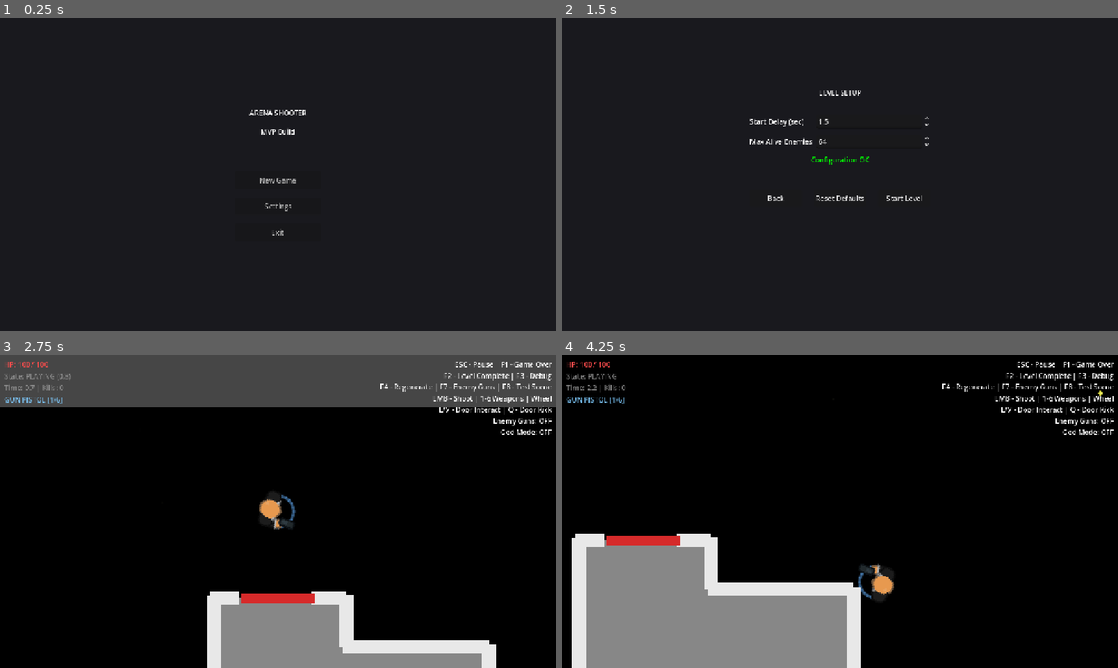
Above: before the commit, frames 1-4 (two rows, left to right).
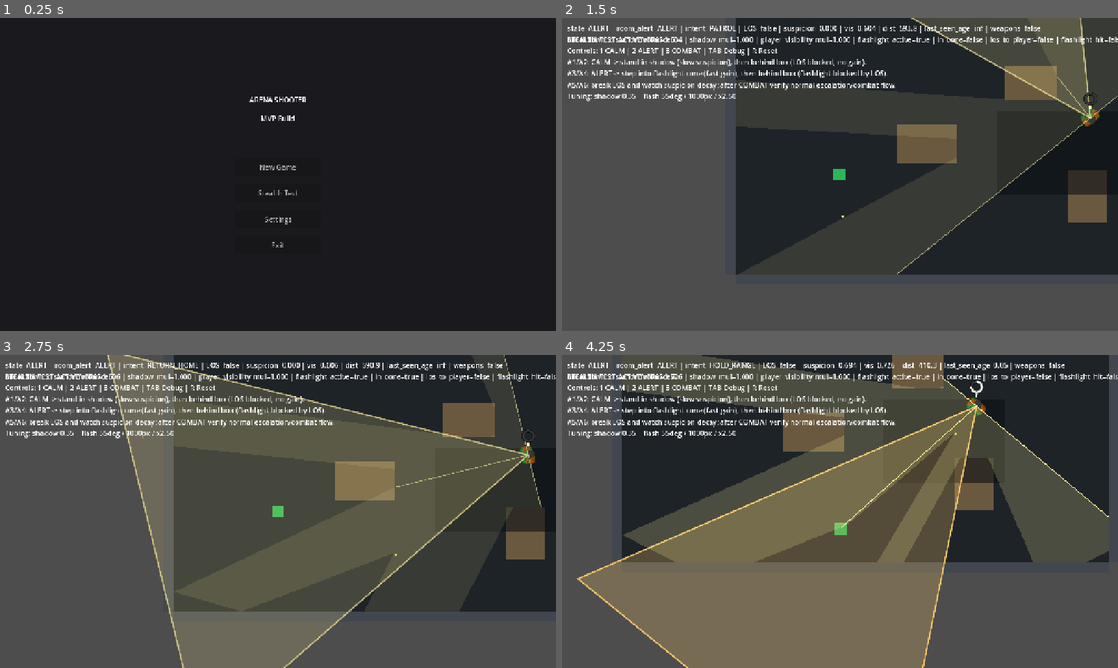
Above: after the commit, the same moments.

Repository: Alex-cat-ui/arena-shooter
Game: Godot game, scene res://scenes/app_root.tscn
The game is run twice, just before and just after one commit, with the same random seed, the same clock (stepped at 60 frames per second) and the same inputs.
Inputs (mouse positions are in pixels of both pictures, inside the frame that each line leads up to):
- Up to frame 1 (0.25 s): no input
- Up to frame 2 (1.5 s): click (840, 193) at 0.5 s, where only the run after the commit has a clickable "Stealth Test"; click (840, 180) at 1.25 s, where only the run before the commit has a clickable "New Game"
- Up to frame 3 (2.75 s): click (344, 536) at 2 s, where only the run before the commit has a clickable "Start Level"
- Up to frame 4 (4.25 s): tap Enter at 2.75 s; move the mouse to (962, 495) at 2.77 s; hold D (move_right) 2.78-3.53 s; tap E (door_interact) at 2.85 s; click (962, 495) at 2.92 s; move the mouse to (728, 527) at 3.52 s; hold S (move_down) from 3.53 s (still down); tap Q (door_kick) at 3.6 s

The runs differ from the first frame. In frame 1, 0.7% of the frame differs, in the area x 44-55%, y 25-74%; in frame 2, 69%; in frame 3, 95%; in frame 4, 100%, in the area x 0-100%, y 0-100%.

Commit message:
WIP: stealth test entry + runtime debug changes (pre phase0)

Diff:
--- a/scenes/ui/main_menu.tscn
+++ b/scenes/ui/main_menu.tscn
@@ -56,6 +56,12 @@
 size_flags_horizontal = 4
 text = "New Game"
 
+[node name="StealthTestButton" type="Button" parent="VBoxContainer"]
+custom_minimum_size = Vector2(200, 40)
+layout_mode = 2
+size_flags_horizontal = 4
+text = "Stealth Test"
+
 [node name="SettingsButton" type="Button" parent="VBoxContainer"]
 custom_minimum_size = Vector2(200, 40)
 layout_mode = 2
@@ -68,6 +74,14 @@
 size_flags_horizontal = 4
 text = "Exit"
 
+[node name="StatusLabel" type="Label" parent="VBoxContainer"]
+visible = false
+layout_mode = 2
+text = ""
+horizontal_alignment = 1
+autowrap_mode = 2
+
 [connection signal="pressed" from="VBoxContainer/NewGameButton" to="." method="_on_new_game_pressed"]
+[connection signal="pressed" from="VBoxContainer/StealthTestButton" to="." method="_on_stealth_test_pressed"]
 [connection signal="pressed" from="VBoxContainer/SettingsButton" to="." method="_on_settings_pressed"]
 [connection signal="pressed" from="VBoxContainer/ExitButton" to="." method="_on_exit_pressed"]
--- a/src/entities/enemy.gd
+++ b/src/entities/enemy.gd
@@ -145,6 +145,7 @@
 
 
 func _ready() -> void:
+	print("ENEMY_RUNTIME_MARKER_v20260216")
 	add_to_group("enemies")
 	_shot_rng.randomize()
 	_perception = ENEMY_PERCEPTION_SYSTEM_SCRIPT.new(self)
--- a/src/levels/level_bootstrap_controller.gd
+++ b/src/levels/level_bootstrap_controller.gd
@@ -30,6 +30,7 @@
 	transition_controller,
 	camera_controller
 ) -> void:
+	print("MAIN_BOOTSTRAP_v20260216")
 	ctx.combat_system = CombatSystem.new()
 	ctx.combat_system.name = "CombatSystem"
 	ctx.combat_system.player_node = ctx.player
--- a/src/levels/stealth_test_controller.gd
+++ b/src/levels/stealth_test_controller.gd
@@ -14,6 +14,7 @@
 const COMBAT_SYSTEM_SCRIPT := preload("res://src/systems/combat_system.gd")
 const PROJECTILE_SYSTEM_SCRIPT := preload("res://src/systems/projectile_system.gd")
 const ABILITY_SYSTEM_SCRIPT := preload("res://src/systems/ability_system.gd")
+const STEALTH_RUNTIME_MARKER := "STEALTH_TEST_ACTIVE v5765ce6"
 
 @export var room_rect: Rect2 = Rect2(-560.0, -320.0, 1120.0, 640.0)
 @export var default_player_spawn: Vector2 = Vector2(-320.0, 90.0)
@@ -55,6 +56,7 @@
 
 
 func _ready() -> void:
+	print("STEALTH_TEST_BOOTSTRAP_v20260216")
 	if RuntimeState:
 		RuntimeState.is_frozen = false
 		RuntimeState.player_visibility_mul = 1.0
@@ -405,7 +407,8 @@
 func _update_hint_text() -> void:
 	if not _hint_label:
 		return
-	_hint_label.text = "Controls: 1 CALM | 2 ALERT | 3 COMBAT |  …(365 unchanged characters)…
+	_hint_label.text = "%s\nControls: 1 CALM | 2 ALERT | 3 COMBAT |  …(365 unchanged characters)…
+		STEALTH_RUNTIME_MARKER,
 		_shadow_multiplier_default(),
 		_flashlight_angle_deg(),
 		_flashlight_distance_px(),
--- a/src/systems/stealth/suspicion_ring_presenter.gd
+++ b/src/systems/stealth/suspicion_ring_presenter.gd
@@ -30,6 +30,7 @@
 
 
 func _ready() -> void:
+	print("RING_POLICY_ACTIVE_v20260216")
 	position = head_offset
 	z_as_relative = false
 	z_index = 240
--- a/src/ui/main_menu.gd
+++ b/src/ui/main_menu.gd
@@ -3,12 +3,16 @@
 ## CANON: UI changes ONLY GameConfig, does NOT control gameplay entities.
 extends Control
 
+const STEALTH_TEST_SCENE_PATH := "res://src/levels/stealth_test_room.tscn"
+
 ## Button references (resolved dynamically)
 var _buttons: Array[Button] = []
+@onready var _status_label: Label = $VBoxContainer/StatusLabel
 
 
 func _ready() -> void:
 	print("[MainMenu] Ready")
+	_set_status_message("")
 
 	# Find all buttons in the menu
 	_find_buttons(self)
@@ -58,6 +62,20 @@
 		StateManager.change_state(GameState.State.LEVEL_SETUP)
 
 
+func _unhandled_key_input(event: InputEvent) -> void:
+	var key := event as InputEventKey
+	if key == null:
+		return
+	if not key.pressed or key.echo:
+		return
+	if key.keycode == KEY_F8:
+		open_stealth_test_scene(true)
+
+
+func _on_stealth_test_pressed() -> void:
+	open_stealth_test_scene(true)
+
+
 func _on_settings_pressed() -> void:
 	if StateManager:
 		StateManager.change_state(GameState.State.SETTINGS)
@@ -66,3 +84,61 @@
 func _on_exit_pressed() -> void:
 	if StateManager:
 		StateManager.change_state(GameState.State.EXIT)
+
+
+func open_stealth_test_scene(perform_change: bool = true) -> int:
+	_set_status_message("")
+	var validation := _validate_stealth_scene_load()
+	var load_code := int(validation.get("code", ERR_CANT_OPEN))
+	if load_code != OK:
+		_report_stealth_scene_error(String(validation.get("message", "Unknown load error.")), load_code)
+		return load_code
+
+	if not perform_change:
+		return OK
+
+	var tree := get_tree()
+	if tree == null:
+		_report_stealth_scene_error("SceneTree is unavailable, cannot switch to Stealth Test.", ERR_UNAVAILABLE)
+		return ERR_UNAVAILABLE
+
+	var err := tree.change_scene_to_file(STEALTH_TEST_SCENE_PATH)
+	if err != OK:
+		_report_stealth_scene_error("Scene switch failed while opening Stealth Test.", err)
+		return err
+	return OK
+
+
+func _validate_stealth_scene_load() -> Dictionary:
+	if not ResourceLoader.exists(STEALTH_TEST_SCENE_PATH):
+		return {
+			"code": ERR_FILE_NOT_FOUND,
+			"message": "Scene file missing: %s" % STEALTH_TEST_SCENE_PATH,
+		}
+
+	var scene_res := load(STEALTH_TEST_SCENE_PATH)
+	if scene_res == null:
+		return {
+			"code": ERR_PARSE_ERROR,
+			"message": "Scene parse/import failed. Check Godot errors in console for missing assets/scripts.",
+		}
+	if not (scene_res is PackedScene):
+		return {
+			"code": ERR_CANT_OPEN,
+			"message": "Resource loaded, but it is not a PackedScene: %s" % STEALTH_TEST_SCENE_PATH,
+		}
+	return {"code": OK, "message": ""}
+
+
+func _report_stealth_scene_error(message: String, err_code: int) -> void:
+	var full := "[MainMenu] Stealth Test unavailable: %s (err=%d)" % [message, err_code]
+	push_error(full)
+	_set_status_message("Stealth Test unavailable.\n%s\n(code=%d)" % [message, err_code], true)
+
+
+func _set_status_message(message: String, is_error: bool = false) -> void:
+	if _status_label == null:
+		return
+	_status_label.text = message
+	_status_label.visible = message != ""
+	_status_label.modulate = Color(1.0, 0.35, 0.35, 1.0) if is_error else Color(0.75, 0.8, 0.9, 1.0)
--- /dev/null
+++ b/tests/test_main_menu_stealth_entry.gd
@@ -0,0 +1,53 @@
+extends Node
+
+const TestHelpers = preload("res://tests/test_helpers.gd")
+const MAIN_MENU_SCENE := preload("res://scenes/ui/main_menu.tscn")
+
+var embedded_mode: bool = false
+var _t := TestHelpers.new()
+
+
+func _ready() -> void:
+	if embedded_mode:
+		return
+	var result := await run_suite()
+	get_tree().quit(0 if bool(result.get("ok", false)) else 1)
+
+
+func run_suite() -> Dictionary:
+	print("")
+	print("============================================================")
+	print("MAIN MENU STEALTH ENTRY TEST")
+	print("============================================================")
+
+	await _test_main_menu_stealth_entry_preflight()
+
+	_t.summary("MAIN MENU STEALTH ENTRY RESULTS")
+	return {
+		"ok": _t.quit_code() == 0,
+		"run": _t.tests_run,
+		"passed": _t.tests_passed,
+	}
+
+
+func _test_main_menu_stealth_entry_preflight() -> void:
+	var menu := MAIN_MENU_SCENE.instantiate() as Control
+	add_child(menu)
+	await get_tree().process_frame
+
+	var stealth_button := menu.get_node_or_null("VBoxContainer/StealthTestButton") as Button
+	var status_label := menu.get_node_or_null("VBoxContainer/StatusLabel") as Label
+
+	_t.run_test("main menu stealth entry: button exists", stealth_button != null)
+	_t.run_test("main menu stealth entry: status label exists", status_label != null)
+	_t.run_test(
+		"main menu stealth entry: preflight method exists",
+		menu.has_method("open_stealth_test_scene")
+	)
+
+	if menu.has_method("open_stealth_test_scene"):
+		var preflight_err := int(menu.call("open_stealth_test_scene", false))
+		_t.run_test("main menu stealth entry: stealth scene preflight passes", preflight_err == OK)
+
+	menu.queue_free()
+	await get_tree().process_frame
--- /dev/null
+++ b/tests/test_main_menu_stealth_entry.tscn
@@ -0,0 +1,6 @@
+[gd_scene load_steps=2 format=3]
+
+[ext_resource type="Script" path="res://tests/test_main_menu_stealth_entry.gd" id="1"]
+
+[node name="TestMainMenuStealthEntry" type="Node"]
+script = ExtResource("1")
